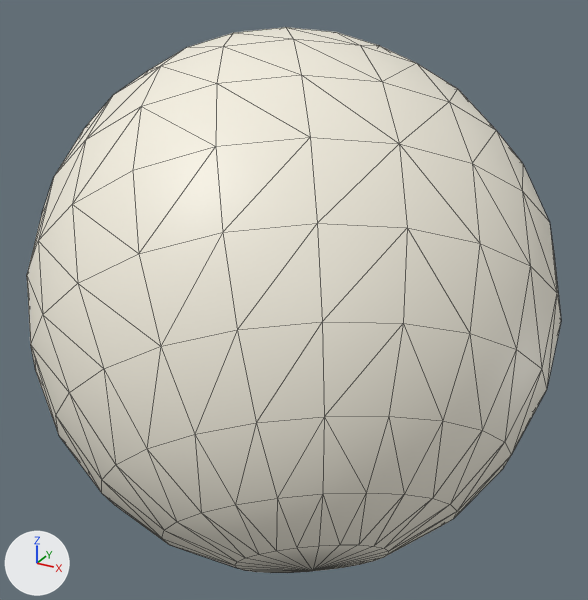
What one commit did to the COLLADA model robot_arm/models/cotton_picks/cotton_pick_A_06/meshes/cotton_pick_A_06.dae.
The view is the same before and after, from a 50 mm lens placed at (0.0307, -0.0552, 0.0273), pointed at (0.0004, 0.0, -0.0002). Arrows for +X, +Y and +Z are at lower left; the lights stay in place. The first picture is the older version. Mesh edges are drawn as thin lines. Vertices at exactly the same position are counted once.

The older version as bpy lines, for what is in view:
```python
me_cotton_pick_a_06 = bpy.data.meshes.new('cotton_pick_A_06')
me_cotton_pick_a_06.from_pydata(...)  # 266 vertices, 528 faces; spans x -0.0215..0.0216, y -0.0216..0.0214, z -0.0214..0.0213
me_cotton_pick_a_06.materials.append(mat_cotton_pick_detector_cream)  # white #f6f1e2
ob_cotton_pick_a_06 = bpy.data.objects.new('cotton_pick_A_06', me_cotton_pick_a_06)
ob_cotton_pick_a_06.location = (0.0, 0.0, 0.0)
```
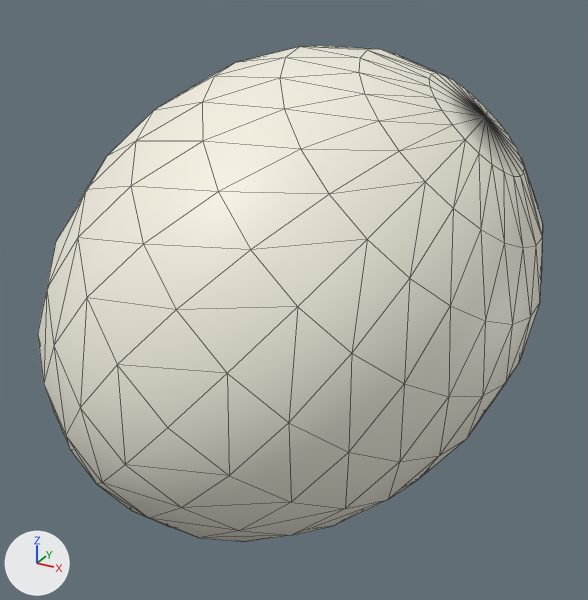
Changed parts and their boxes (x1, y1, x2, y2) in the pictures (588 x 600 px; the box of a moved part takes in the faces that stretch with it):
'cotton_pick_A_06', reshaped (9% shorter)
    before: (27, 27, 561, 573)
    after: (38, 46, 543, 542)
part 1 of me_cotton_pick_a_06, moved or reshaped
    before: (27, 27, 407, 545)
    after: (80, 47, 542, 498)
part 2 of me_cotton_pick_a_06, recoloured
    before: (31, 27, 561, 573)
    after: (38, 46, 543, 542)

What the commit changed:
Material 'cotton_off_white_detector' (mat_cotton_off_white_detector) is new.
Its base color is (0.91, 0.88, 0.76) (white #f5f1e2).
me_cotton_pick_a_06 is used by ob_cotton_pick_a_06; location (0.0, 0.0, 0.0).
me_cotton_pick_a_06 had 266 vertices, 528 faces and spanned x -0.0215..0.0216, y -0.0216..0.0214, z -0.0214..0.0213.
me_cotton_pick_a_06 now has 266 vertices, 528 faces and spans x -0.0201..0.02, y -0.0214..0.021, z -0.0202..0.0202.
me_cotton_pick_a_06 part 1: 266 of 266 vertices moved; they spanned x -0.0215..0.0216, y -0.0216..0.0214, z -0.0214..0.0213 and now span x -0.0201..0.02, y -0.0214..0.021, z -0.0202..0.0202; mean shift (0.0, 0.0, 0.0).
me_cotton_pick_a_06 part 2: 434 faces spanning x -0.0201..0.02, y -0.0214..0.021, z -0.0202..0.0202 switch from mat_cotton_pick_detector_cream (white #f6f1e2) to mat_cotton_off_white_detector (white #f5f1e2).
